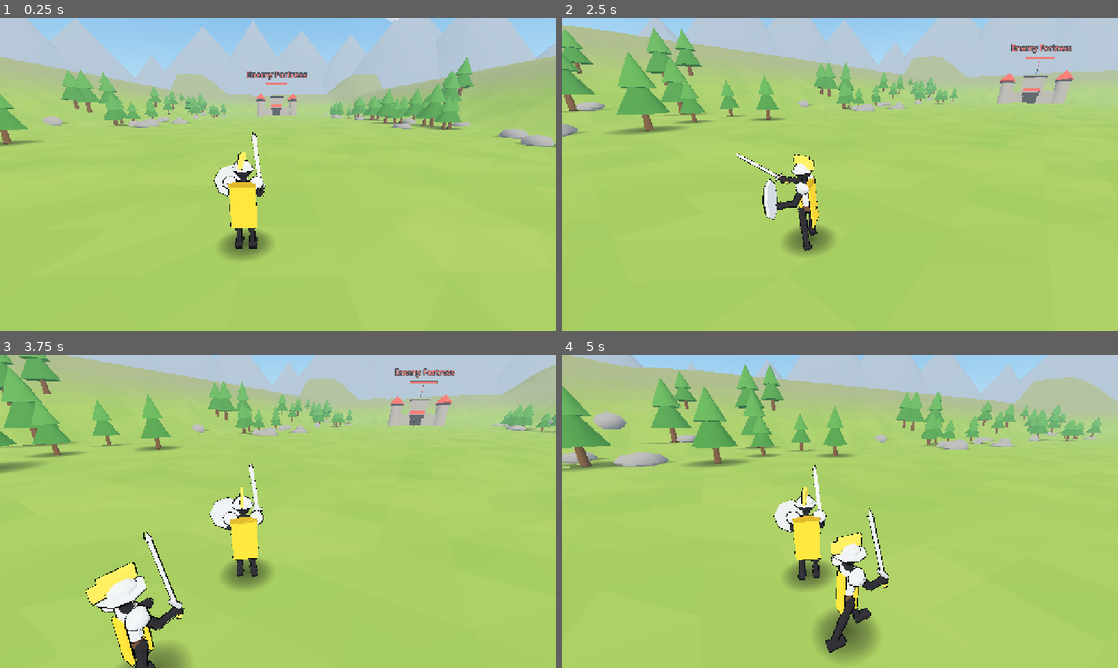
Above: before the commit, frames 1-4 (two rows, left to right).
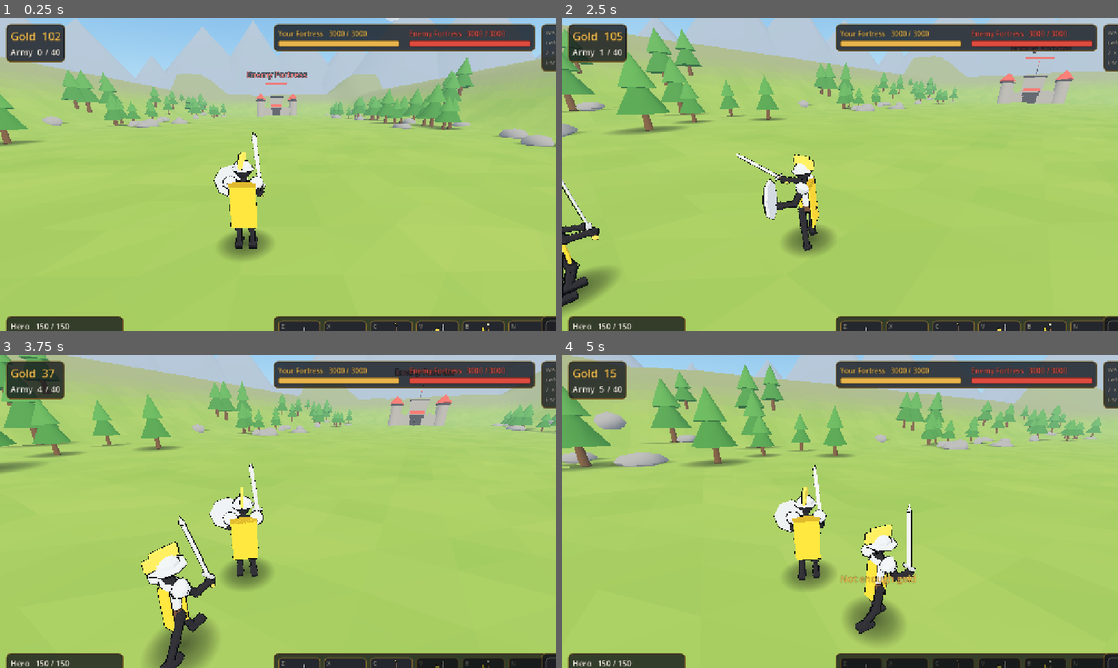
Above: after the commit, the same moments.

Repository: cronustjy-sketch/stick-legion
Game: Godot game, scene res://scenes/battle.tscn
Same seed, same stepped clock (60 frames per second), same inputs: the game is played once before the commit and once after it.
Inputs (mouse positions are in pixels of both pictures, inside the frame that each line leads up to):
- Up to frame 1 (0.25 s): no input
- Up to frame 2 (2.5 s): tap Enter at 0.5 s; move the mouse to (962, 158) at 0.52 s; hold D (move_right) 0.53-1.28 s; hold Right mouse button (block) 0.53-1.28 s; click (962, 158) at 0.6 s; move the mouse to (812, 174) at 1.27 s; hold W (move_forward) from 1.28 s (still down); right-click (812, 174) at 1.35 s; click (812, 174) at 1.42 s; tap Shift (sprint) at 1.55 s; move the mouse to (851, 168) at 2.02 s; hold Shift (sprint) from 2.03 s (still down); click (851, 168) at 2.17 s; tap Z at 2.3 s
- Up to frame 3 (3.75 s): keep holding W (move_forward); move the mouse to (272, 517) at 2.77 s; release Shift (sprint) at 2.78 s; tap Z at 2.85 s; click (272, 517) at 2.92 s; tap X at 3.05, 3.6 s; move the mouse to (316, 514) at 3.52 s; click (316, 514) at 3.67 s
- Up to frame 4 (5 s): keep holding W (move_forward); tap C at 3.8, 4.35 s; move the mouse to (795, 508) at 4.27 s; click (795, 508) at 4.42 s; tap V at 4.55 s

The runs differ from the first frame. In frame 1, 9.3% of the frame differs, in the area x 1-100%, y 1-100%; in frame 2, 11%; in frame 3, 15%; in frame 4, 14%.

Commit message:
Step 5 (work in progress): economy, army manager, HUD first version
Co-Authored-By: Claude Sonnet 5.5 <noreply@anthropic.com>

Diff:
--- /dev/null
+++ b/data/economy.gd
@@ -0,0 +1,11 @@
+class_name EconomyData
+extends RefCounted
+## Gold and population rules. Tune here, never in gameplay code.
+
+const START_GOLD: float = 100.0
+const INCOME_PER_SECOND: float = 10.0
+const KILL_REWARD_FACTOR: float = 0.5  # killing an enemy pays this share of its cost
+const POP_CAP: int = 40
+
+## Hotkeys for the spawn buttons, in the order of UnitData.HUMANOID_ORDER.
+const SPAWN_KEYS: Array[Key] = [KEY_Z, KEY_X, KEY_C, KEY_V, KEY_B, KEY_N, KEY_M]
--- /dev/null
+++ b/scripts/army_manager.gd
@@ -0,0 +1,78 @@
+class_name ArmyManager
+extends Node
+## The player's economy: gold income, kill rewards, population cap and spawning units at the fortress.
+
+signal gold_changed(gold: int)
+signal pop_changed(used: int, cap: int)
+signal message(text: String)
+
+var battle: Battle
+var gold: float = EconomyData.START_GOLD
+var pop_used: int = 0
+var pop_cap: int = EconomyData.POP_CAP
+
+var _last_gold: int = -1
+
+
+func _ready() -> void:
+	_emit_gold()
+	pop_changed.emit(pop_used, pop_cap)
+
+
+func _process(delta: float) -> void:
+	gold += EconomyData.INCOME_PER_SECOND * delta
+	_emit_gold()
+
+
+func cost_of(key: String) -> int:
+	return int(UnitData.STATS[key].cost)
+
+
+func pop_of(key: String) -> int:
+	return int(UnitData.STATS[key].pop)
+
+
+## Empty string when the unit can be bought, otherwise the reason it cannot.
+func why_not(key: String) -> String:
+	if gold < cost_of(key):
+		return "Not enough gold"
+	if pop_used + pop_of(key) > pop_cap:
+		return "Population full"
+	if not battle.player_fortress.is_alive():
+		return "Fortress destroyed"
+	return ""
+
+
+func try_spawn(key: String) -> bool:
+	var reason: String = why_not(key)
+	if reason != "":
+		message.emit(reason)
+		return false
+	gold -= cost_of(key)
+	_emit_gold(true)
+	battle.spawn_unit(key, 0)
+	recount_pop()
+	return true
+
+
+func on_unit_died(u: Unit) -> void:
+	if u.team == 1:
+		gold += float(UnitData.STATS[u.key].cost) * EconomyData.KILL_REWARD_FACTOR
+		_emit_gold(true)
+	else:
+		recount_pop()
+
+
+func recount_pop() -> void:
+	var used: int = 0
+	for n: Node in get_tree().get_nodes_in_group("units_team0"):
+		used += pop_of((n as Unit).key)
+	pop_used = used
+	pop_changed.emit(pop_used, pop_cap)
+
+
+func _emit_gold(force: bool = false) -> void:
+	var g: int = int(gold)
+	if force or g != _last_gold:
+		_last_gold = g
+		gold_changed.emit(g)
--- a/scripts/battle.gd
+++ b/scripts/battle.gd
@@ -9,6 +9,8 @@
 var enemy_fortress: Fortress
 var hero: Hero
 var hero_camera: HeroCamera
+var army: ArmyManager
+var hud: Hud
 var debug_auto_spawn: bool = true  # until the HUD (step 5) and enemy spawner (step 6) exist
 var enemy_level: int = 1
 
@@ -31,6 +33,18 @@
 	player_fortress = _make_fortress(Fortress.Team.PLAYER, BattlefieldData.FORTRESS_Z, 0.0)
 	enemy_fortress = _make_fortress(Fortress.Team.ENEMY, -BattlefieldData.FORTRESS_Z, PI)
 	_spawn_hero()
+	army = ArmyManager.new()
+	army.name = "Army"
+	army.battle = self
+	add_child(army)
+	hud = Hud.new()
+	hud.name = "Hud"
+	hud.battle = self
+	add_child(hud)
+	if OS.get_cmdline_user_args().has("--hud-test"):
+		var ht: HudAutotest = HudAutotest.new()
+		ht.battle = self
+		add_child(ht)
 	if OS.get_cmdline_user_args().has("--battle-test"):
 		debug_auto_spawn = false
 		var bt: BattleAutotest = BattleAutotest.new()
@@ -66,7 +80,7 @@
 		_spawn_clock += delta
 		if _spawn_clock >= 2.5:
 			_spawn_clock = 0.0
-			for team: int in [0, 1]:
+			for team: int in [1]:  # enemy only; the player buys units with gold
 				if get_tree().get_nodes_in_group("units_team%d" % team).size() < 14:
 					spawn_unit("swordsman", team)
 	if _clouds != null:
@@ -244,6 +258,7 @@
 	u.rotation.y = 0.0 if team == 0 else PI
 	add_child(u)
 	u.setup(key, team, UnitData.level_multiplier(enemy_level) if team == 1 else 1.0)
+	u.died.connect(army.on_unit_died)
 	return u
 
 
--- a/scripts/hero.gd
+++ b/scripts/hero.gd
@@ -32,6 +32,7 @@
 var _roll_cd: float = 0.0
 var _roll_dir: Vector3 = Vector3.FORWARD
 var _stun: float = 0.0
+var mouse_gate: bool = true  # ignore attack/block unless the mouse is captured (so HUD clicks do not swing the sword)
 var _dead_t: float = 0.0
 
 
@@ -75,6 +76,9 @@
 		attack_pressed = false
 	var dodge_pressed: bool = Input.is_action_just_pressed("dodge")
 	var block_held: bool = Input.is_action_pressed("block")
+	if mouse_gate and Input.mouse_mode != Input.MOUSE_MODE_CAPTURED:
+		attack_pressed = false
+		block_held = false
 	invincible = false
 	match state:
 		State.FREE:
--- a/scripts/hero_autotest.gd
+++ b/scripts/hero_autotest.gd
@@ -35,6 +35,7 @@
 
 func _run() -> void:
 	var hero: Hero = battle.hero
+	hero.mouse_gate = false
 	var cam: HeroCamera = battle.hero_camera
 	var dummies: Array[Node] = get_tree().get_nodes_in_group("hittable_enemy").filter(func(n: Node) -> bool: return n is TrainingDummy)
 	hero.struck.connect(func(h: int, c: int) -> void: print("HERO-TEST strike combo=", c, " hits=", h, " hero_z=", snappedf(hero.global_position.z, 0.01)))
--- /dev/null
+++ b/scripts/hud.gd
@@ -0,0 +1,289 @@
+class_name Hud
+extends CanvasLayer
+## In-battle HUD (English only): gold, population, fortress HP bars, hero HP + lives,
+## unit spawn buttons with portrait icons (hotkeys Z X C V B N M) and skill buttons (Q E R F, ultimate G).
+## Mouse is captured while playing: press Esc to free it and click the buttons, or just use the hotkeys.
+
+const PANEL_BG: Color = Color(0.07, 0.08, 0.1, 0.78)
+const GOLD: Color = Color("e8b44a")
+const RED: Color = Color("de4b3f")
+const TEXT: Color = Color("f1ede2")
+const DIM: Color = Color("9a978d")
+
+var battle: Battle
+
+var _gold_label: Label
+var _pop_label: Label
+var _player_bar: ProgressBar
+var _player_label: Label
+var _enemy_bar: ProgressBar
+var _enemy_label: Label
+var _hero_bar: ProgressBar
+var _hero_label: Label
+var _lives_label: Label
+var _toast: Label
+var _toast_tween: Tween
+var _buttons: Dictionary = {}  # unit key -> {"button": Button, "cost": Label}
+
+
+func _ready() -> void:
+	layer = 10
+	var root: Control = Control.new()
+	root.name = "Root"
+	root.mouse_filter = Control.MOUSE_FILTER_IGNORE
+	add_child(root)
+	root.set_anchors_and_offsets_preset(Control.PRESET_FULL_RECT)
+	_build_top_left(root)
+	_build_top_center(root)
+	_build_top_right(root)
+	_build_bottom_left(root)
+	_build_spawn_bar(root)
+	_build_skills(root)
+	_toast = _label("", 22, GOLD)
+	_toast.modulate.a = 0.0
+	_toast.mouse_filter = Control.MOUSE_FILTER_IGNORE
+	root.add_child(_toast)
+	_toast.set_anchors_and_offsets_preset(Control.PRESET_CENTER_BOTTOM, Control.PRESET_MODE_MINSIZE, 190)
+	_connect_signals()
+
+
+func _connect_signals() -> void:
+	battle.army.gold_changed.connect(_on_gold)
+	battle.army.pop_changed.connect(_on_pop)
+	battle.army.message.connect(show_toast)
+	battle.player_fortress.hp_changed.connect(func(c: float, m: float) -> void: _set_fort(_player_bar, _player_label, "Your Fortress", c, m))
+	battle.enemy_fortress.hp_changed.connect(func(c: float, m: float) -> void: _set_fort(_enemy_bar, _enemy_label, "Enemy Fortress", c, m))
+	battle.hero.hp_changed.connect(_on_hero_hp)
+	battle.hero.lives_changed.connect(_on_lives)
+	_set_fort(_player_bar, _player_label, "Your Fortress", battle.player_fortress.hp, battle.player_fortress.max_hp)
+	_set_fort(_enemy_bar, _enemy_label, "Enemy Fortress", battle.enemy_fortress.hp, battle.enemy_fortress.max_hp)
+	_on_hero_hp(battle.hero.hp, battle.hero.max_hp)
+	_on_lives(battle.hero.lives)
+	_on_gold(int(battle.army.gold))
+	_on_pop(battle.army.pop_used, battle.army.pop_cap)
+
+
+func _unhandled_input(event: InputEvent) -> void:
+	if not (event is InputEventKey) or not event.is_pressed() or (event as InputEventKey).echo:
+		return
+	var k: InputEventKey = event
+	for i: int in UnitData.HUMANOID_ORDER.size():
+		if k.physical_keycode == EconomyData.SPAWN_KEYS[i]:
+			battle.army.try_spawn(UnitData.HUMANOID_ORDER[i])
+
+
+func _process(_delta: float) -> void:
+	for key: String in _buttons:
+		var affordable: bool = battle.army.why_not(key) == ""
+		var b: Button = _buttons[key].button
+		b.modulate = Color.WHITE if affordable else Color(0.55, 0.55, 0.55, 0.9)
+
+
+func show_toast(text: String) -> void:
+	_toast.text = text
+	_toast.modulate.a = 1.0
+	if _toast_tween != null:
+		_toast_tween.kill()
+	_toast_tween = create_tween()
+	_toast_tween.tween_interval(0.9)
+	_toast_tween.tween_property(_toast, "modulate:a", 0.0, 0.6)
+
+
+# --- Updates ------------------------------------------------------------------------------------------
+
+func _on_gold(g: int) -> void:
+	_gold_label.text = "Gold  %d" % g
+
+
+func _on_pop(used: int, cap: int) -> void:
+	_pop_label.text = "Army  %d / %d" % [used, cap]
+	_pop_label.add_theme_color_override("font_color", RED if used >= cap else TEXT)
+
+
+func _set_fort(bar: ProgressBar, label: Label, title: String, cur: float, maximum: float) -> void:
+	bar.max_value = maximum
+	bar.value = cur
+	label.text = "%s   %d / %d" % [title, ceili(cur), int(maximum)]
+
+
+func _on_hero_hp(cur: float, maximum: float) -> void:
+	_hero_bar.max_value = maximum
+	_hero_bar.value = cur
+	_hero_label.text = "Hero   %d / %d" % [ceili(cur), int(maximum)]
+
+
+func _on_lives(lives: int) -> void:
+	_lives_label.text = "Lives  %d" % lives
+
+
+# --- Layout -------------------------------------------------------------------------------------------
+
+func _build_top_left(root: Control) -> void:
+	var p: PanelContainer = _panel(root)
+	p.set_anchors_and_offsets_preset(Control.PRESET_TOP_LEFT, Control.PRESET_MODE_MINSIZE, 14)
+	var v: VBoxContainer = VBoxContainer.new()
+	p.add_child(v)
+	_gold_label = _label("Gold  0", 26, GOLD)
+	_pop_label = _label("Army  0 / 40", 20, TEXT)
+	v.add_child(_gold_label)
+	v.add_child(_pop_label)
+
+
+func _build_top_center(root: Control) -> void:
+	var p: PanelContainer = _panel(root)
+	p.set_anchors_and_offsets_preset(Control.PRESET_CENTER_TOP, Control.PRESET_MODE_MINSIZE, 14)
+	var h: HBoxContainer = HBoxContainer.new()
+	h.add_theme_constant_override("separation", 22)
+	p.add_child(h)
+	var left: VBoxContainer = VBoxContainer.new()
+	_player_label = _label("Your Fortress", 16, GOLD)
+	_player_bar = _bar(GOLD, Vector2(280, 16))
+	left.add_child(_player_label)
+	left.add_child(_player_bar)
+	var right: VBoxContainer = VBoxContainer.new()
+	_enemy_label = _label("Enemy Fortress", 16, RED)
+	_enemy_bar = _bar(RED, Vector2(280, 16))
+	right.add_child(_enemy_label)
+	right.add_child(_enemy_bar)
+	h.add_child(left)
+	h.add_child(right)
+
+
+func _build_top_right(root: Control) -> void:
+	var p: PanelContainer = _panel(root)
+	p.set_anchors_and_offsets_preset(Control.PRESET_TOP_RIGHT, Control.PRESET_MODE_MINSIZE, 14)
+	var l: Label = _label("WASD move   Shift sprint   Space roll\nLeft click attack   Right click block\nZ X C V B N M  spawn units\nEsc  free the mouse", 14, DIM)
+	p.add_child(l)
+
+
+func _build_bottom_left(root: Control) -> void:
+	var p: PanelContainer = _panel(root)
+	p.set_anchors_and_offsets_preset(Control.PRESET_BOTTOM_LEFT, Control.PRESET_MODE_MINSIZE, 14)
+	var v: VBoxContainer = VBoxContainer.new()
+	p.add_child(v)
+	_hero_label = _label("Hero", 18, TEXT)
+	_hero_bar = _bar(Color("5fc46a"), Vector2(250, 18))
+	_lives_label = _label("Lives  3", 16, GOLD)
+	v.add_child(_hero_label)
+	v.add_child(_hero_bar)
+	v.add_child(_lives_label)
+
+
+func _build_spawn_bar(root: Control) -> void:
+	var p: PanelContainer = _panel(root)
+	p.set_anchors_and_offsets_preset(Control.PRESET_CENTER_BOTTOM, Control.PRESET_MODE_MINSIZE, 14)
+	var h: HBoxContainer = HBoxContainer.new()
+	h.add_theme_constant_override("separation", 8)
+	p.add_child(h)
+	for i: int in UnitData.HUMANOID_ORDER.size():
+		var key: String = UnitData.HUMANOID_ORDER[i]
+		h.add_child(_spawn_button(key, OS.get_keycode_string(EconomyData.SPAWN_KEYS[i])))
+
+
+func _spawn_button(key: String, hotkey: String) -> Button:
+	var s: Dictionary = UnitData.STATS[key]
+	var b: Button = Button.new()
+	b.custom_minimum_size = Vector2(98, 150)
+	b.focus_mode = Control.FOCUS_NONE
+	b.add_theme_stylebox_override("normal", _box(Color(0.14, 0.15, 0.18, 0.95), GOLD.darkened(0.4)))
+	b.add_theme_stylebox_override("hover", _box(Color(0.2, 0.21, 0.26, 0.98), GOLD))
+	b.add_theme_stylebox_override("pressed", _box(Color(0.3, 0.26, 0.14, 1.0), GOLD))
+	var v: VBoxContainer = VBoxContainer.new()
+	v.mouse_filter = Control.MOUSE_FILTER_IGNORE
+	v.alignment = BoxContainer.ALIGNMENT_CENTER
+	b.add_child(v)
+	v.set_anchors_and_offsets_preset(Control.PRESET_FULL_RECT, Control.PRESET_MODE_MINSIZE, 4)
+	var icon: TextureRect = TextureRect.new()
+	icon.texture = UnitIcons.make(self, key)
+	icon.custom_minimum_size = Vector2(90, 90)
+	icon.expand_mode = TextureRect.EXPAND_IGNORE_SIZE
+	icon.stretch_mode = TextureRect.STRETCH_KEEP_ASPECT_CENTERED
+	icon.mouse_filter = Control.MOUSE_FILTER_IGNORE
+	v.add_child(icon)
+	var name_l: Label = _label(String(s.name), 13, TEXT)
+	name_l.horizontal_alignment = HORIZONTAL_ALIGNMENT_CENTER
+	name_l.mouse_filter = Control.MOUSE_FILTER_IGNORE
+	v.add_child(name_l)
+	var cost: String = "%dg" % int(s.cost) + ("  pop %d" % int(s.pop) if int(s.pop) > 1 else "")
+	var cost_l: Label = _label(cost, 15, GOLD)
+	cost_l.horizontal_alignment = HORIZONTAL_ALIGNMENT_CENTER
+	cost_l.mouse_filter = Control.MOUSE_FILTER_IGNORE
+	v.add_child(cost_l)
+	var hot: Label = _label(hotkey, 14, DIM)
+	hot.mouse_filter = Control.MOUSE_FILTER_IGNORE
+	b.add_child(hot)
+	hot.position = Vector2(7, 3)
+	b.pressed.connect(func() -> void: battle.army.try_spawn(key))
+	_buttons[key] = {"button": b, "cost": cost_l}
+	return b
+
+
+func _build_skills(root: Control) -> void:
+	var p: PanelContainer = _panel(root)
+	p.set_anchors_and_offsets_preset(Control.PRESET_BOTTOM_RIGHT, Control.PRESET_MODE_MINSIZE, 14)
+	var v: VBoxContainer = VBoxContainer.new()
+	p.add_child(v)
+	var h: HBoxContainer = HBoxContainer.new()
+	h.add_theme_constant_override("separation", 8)
+	v.add_child(h)
+	for k: String in ["Q", "E", "R", "F"]:
+		h.add_child(_skill_slot(k, Vector2(62, 62)))
+	var rage: HBoxContainer = HBoxContainer.new()
+	v.add_child(rage)
+	rage.add_child(_skill_slot("G", Vector2(62, 30)))
+	var rage_bar: ProgressBar = _bar(Color("b86bd6"), Vector2(190, 16))
+	rage_bar.value = 0.0
+	rage_bar.size_flags_vertical = Control.SIZE_SHRINK_CENTER
+	rage.add_child(rage_bar)
+	var note: Label = _label("Skills unlock in a later update", 12, DIM)
+	v.add_child(note)
+
+
+func _skill_slot(key: String, size: Vector2) -> Control:
+	var c: PanelContainer = PanelContainer.new()
+	c.custom_minimum_size = size
+	c.add_theme_stylebox_override("panel", _box(Color(0.12, 0.12, 0.15, 0.9), DIM.darkened(0.3)))
+	var l: Label = _label(key, 24, DIM)
+	l.horizontal_alignment = HORIZONTAL_ALIGNMENT_CENTER
+	l.vertical_alignment = VERTICAL_ALIGNMENT_CENTER
+	c.add_child(l)
+	return c
+
+
+# --- Widgets ------------------------------------------------------------------------------------------
+
+func _panel(parent: Control) -> PanelContainer:
+	var p: PanelContainer = PanelContainer.new()
+	p.mouse_filter = Control.MOUSE_FILTER_IGNORE
+	p.add_theme_stylebox_override("panel", _box(PANEL_BG, GOLD.darkened(0.5), 10, 10))
+	parent.add_child(p)
+	return p
+
+
+func _box(bg: Color, border: Color, margin: int = 6, radius: int = 8) -> StyleBoxFlat:
+	var sb: StyleBoxFlat = StyleBoxFlat.new()
+	sb.bg_color = bg
+	sb.border_color = border
+	sb.set_border_width_all(2)
+	sb.set_corner_radius_all(radius)
+	sb.set_content_margin_all(margin)
+	return sb
+
+
+func _label(text: String, size: int, color: Color) -> Label:
+	var l: Label = Label.new()
+	l.text = text
+	l.add_theme_font_size_override("font_size", size)
+	l.add_theme_color_override("font_color", color)
+	l.add_theme_color_override("font_outline_color", Color(0, 0, 0, 0.8))
+	l.add_theme_constant_override("outline_size", 3)
+	return l
+
+
+func _bar(fill: Color, min_size: Vector2) -> ProgressBar:
+	var b: ProgressBar = ProgressBar.new()
+	b.custom_minimum_size = min_size
+	b.show_percentage = false
+	b.add_theme_stylebox_override("background", _box(Color(0.05, 0.05, 0.06, 0.95), Color(0, 0, 0, 1), 0, 4))
+	b.add_theme_stylebox_override("fill", _box(fill, fill.darkened(0.4), 0, 4))
+	return b
--- /dev/null
+++ b/scripts/hud_autotest.gd
@@ -0,0 +1,64 @@
+class_name HudAutotest
+extends Node
+## Scripted HUD check for step 5 (debug only):  godot --path . -- --hud-test
+## Buys units with the hotkey and the API, hits the gold / population limits, watches kills pay gold.
+
+var battle: Battle
+
+
+func _ready() -> void:
+	_run()
+
+
+func _wait(s: float) -> void:
+	await get_tree().create_timer(s).timeout
+
+
+func _shot(shot_name: String) -> void:
+	await RenderingServer.frame_post_draw
+	DebugShot.save(get_viewport(), "step5_" + shot_name)
+
+
+func _key(code: Key) -> void:
+	var e: InputEventKey = InputEventKey.new()
+	e.physical_keycode = code
+	e.pressed = true
+	Input.parse_input_event(e)
+
+
+func _run() -> void:
+	var army: ArmyManager = battle.army
+	battle.hero.mouse_gate = false
+	await _wait(1.5)
+	await _shot("start")
+	print("HUD-TEST gold at start: ", int(army.gold), " pop: ", army.pop_used, "/", army.pop_cap)
+	var g0: float = army.gold
+	_key(KEY_Z)  # swordsman via the real hotkey path
+	await _wait(0.3)
+	print("HUD-TEST after Z: swordsmen=", get_tree().get_nodes_in_group("units_team0").size(), " gold spent~", snappedf(g0 - army.gold, 1.0), " pop=", army.pop_used)
+	army.gold = 500.0
+	for k: String in ["swordsman", "archer", "spearman", "shield_knight", "mage"]:
+		army.try_spawn(k)
+	await _wait(1.0)
+	await _shot("bought")
+	print("HUD-TEST pop after buying 5 more: ", army.pop_used, "/", army.pop_cap)
+	army.gold = 5.0
+	var ok: bool = army.try_spawn("mage")
+	print("HUD-TEST buy with 5 gold succeeded (expect false): ", ok)
+	await _wait(0.2)
+	await _shot("toast_gold")
+	army.gold = 5000.0
+	var bought: int = 0
+	for i: int in 60:
+		if army.try_spawn("swordsman"):
+			bought += 1
+	print("HUD-TEST bought until cap: ", bought, " pop=", army.pop_used, "/", army.pop_cap, " (expect cap 40)")
+	await _wait(0.2)
+	await _shot("pop_full")
+	Engine.time_scale = 3.0
+	army.gold = 0.0
+	await get_tree().create_timer(60.0).timeout
+	await _shot("fight")
+	print("HUD-TEST gold after 60 game-seconds (income 600 + kill rewards): ", int(army.gold))
+	Engine.time_scale = 1.0
+	get_tree().quit()
--- /dev/null
+++ b/scripts/unit_icons.gd
@@ -0,0 +1,42 @@
+class_name UnitIcons
+extends RefCounted
+## Renders a small portrait of a unit (the real rig, front 3/4 view) into a texture for the HUD.
+
+const SIZE: int = 112
+
+
+## Creates the portrait viewport under `parent` and returns its texture. Rendering stops after a moment.
+static func make(parent: Node, key: String, team: int = 0) -> ViewportTexture:
+	var vp: SubViewport = SubViewport.new()
+	vp.name = "Icon_" + key
+	vp.size = Vector2i(SIZE, SIZE)
+	vp.own_world_3d = true
+	vp.transparent_bg = true
+	vp.render_target_update_mode = SubViewport.UPDATE_ALWAYS
+	parent.add_child(vp)
+	var env: Environment = Environment.new()
+	env.background_mode = Environment.BG_CLEAR_COLOR
+	env.ambient_light_source = Environment.AMBIENT_SOURCE_COLOR
+	env.ambient_light_color = Color("c4d2e8")
+	env.ambient_light_energy = 0.7
+	var we: WorldEnvironment = WorldEnvironment.new()
+	we.environment = env
+	vp.add_child(we)
+	var sun: DirectionalLight3D = DirectionalLight3D.new()
+	sun.rotation_degrees = Vector3(-30.0, -25.0, 0.0)
+	sun.light_energy = 1.1
+	vp.add_child(sun)
+	var s: Stickman = Stickman.new()
+	s.setup(key, team)
+	s.rotation.y = deg_to_rad(-22.0)
+	vp.add_child(s)
+	s.get_node("BlobShadow").visible = false
+	var cam: Camera3D = Camera3D.new()
+	cam.projection = Camera3D.PROJECTION_ORTHOGONAL
+	cam.size = 2.7
+	vp.add_child(cam)
+	cam.position = Vector3(0.0, 1.22, 4.0)
+	# Let the idle pose apply, then freeze the picture to save GPU time.
+	var timer: SceneTreeTimer = parent.get_tree().create_timer(0.5)
+	timer.timeout.connect(func() -> void: vp.render_target_update_mode = SubViewport.UPDATE_DISABLED)
+	return vp.get_texture()
Not shown, added: data/economy.gd.uid
Binary file added: screenshots/step5_bought.png
Binary file added: screenshots/step5_fight.png
Binary file added: screenshots/step5_pop_full.png
Binary file added: screenshots/step5_start.png
Binary file added: screenshots/step5_toast_gold.png
Not shown, added: scripts/army_manager.gd.uid
Not shown, added: scripts/hud.gd.uid
Not shown, added: scripts/hud_autotest.gd.uid
Not shown, added: scripts/unit_icons.gd.uid
Not shown, changed: PROGRESS.md
